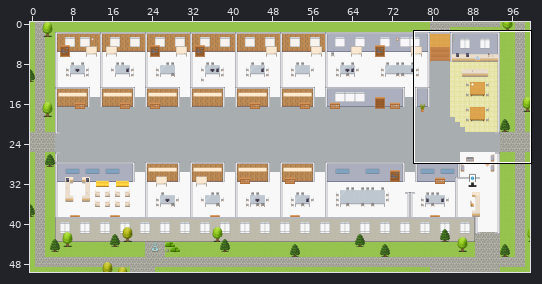
Tiled map (JSON) -- maps/Veeva-Enablement-Platform.tmj. The picture above shows the old version from afar; the outline marks the close-up.
Close-up. Before:
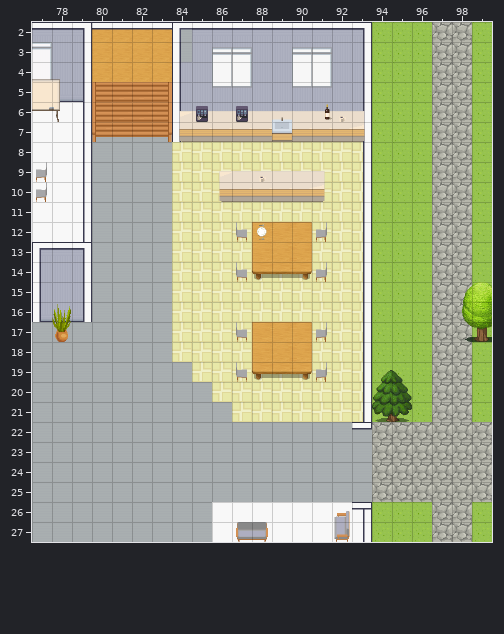
Cells are 32x32 px. Shown: x 77..99, y 2..27. The commit also changed other parts of the map, which this record leaves out.
New version:
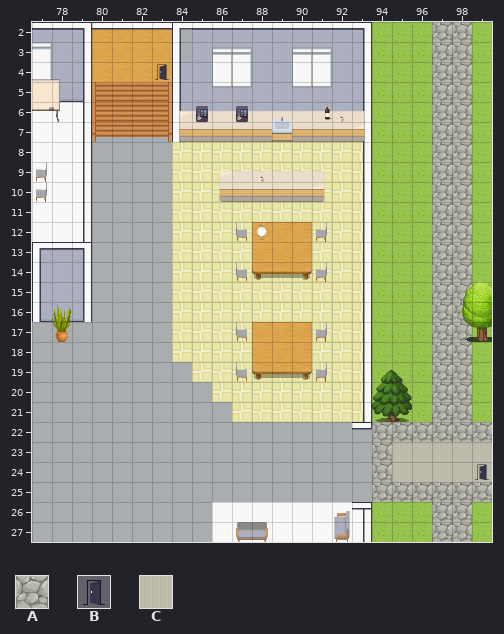
Key: from "Exterior": A 638; from "User_Zones": B 65; from "room2": C 328.
_ is an empty cell, . an unchanged one.
Diff:
--- layer "outside"
@@ x 95..99 @@
-23 AAAAA
-24 AAAAA
+23 CCCCC
+24 CCCCC
--- layer "zones"
@@ x 83..83 @@
- 4 _
+ 4 B
@@ x 99..99 @@
-24 _
+24 B
Changed places in both close-ups, as pixel boxes (x1, y1, x2, y2):
added: (155, 64, 169, 80)
changed: (392, 442, 492, 482)
